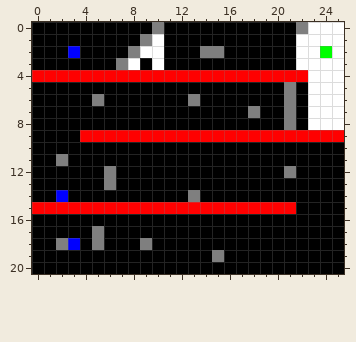
A pixel-art sprite gets an edit: maps/1.png. The first picture shows the starting point.
The file is 26x21 pixels.
Once edited:
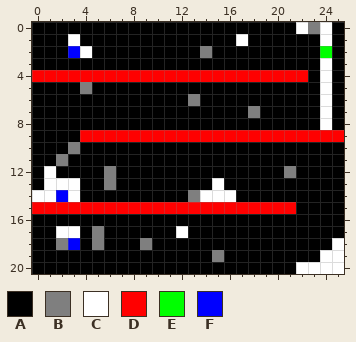
Palette (. is transparent): A #000000  B #7f7f7f  C #ffffff  D #ff0000  E #00ff00  F #0000ff
The edit:
@@ x 0..25 @@
- 0 AAAAAAAAAABAAAAAAAAAAABCCC
- 1 AAAAAAAAABCAAAAAAAAAAACCCC
- 2 AAAFAAAABCCAAABBAAAAAACCEC
- 3 AAAAAAABCACAAAAAAAAAAACCCC
- 4 DDDDDDDDDDDDDDDDDDDDDDDCCC
- 5 AAAAAAAAAAAAAAAAAAAAABACCC
- 6 AAAAABAAAAAAABAAAAAAABACCC
- 7 AAAAAAAAAAAAAAAAAABAABACCC
- 8 AAAAAAAAAAAAAAAAAAAAABACCC
+ 0 AAAAAAAAAAAAAAAAAAAAAACBCA
+ 1 AAACAAAAAAAAAAAAACAAAAAACA
+ 2 AAAFCAAAAAAAAABAAAAAAAAAEA
+ 3 AAAAAAAAAAAAAAAAAAAAAAAACA
+ 4 DDDDDDDDDDDDDDDDDDDDDDDACA
+ 5 AAAABAAAAAAAAAAAAAAAAAAACA
+ 6 AAAAAAAAAAAAABAAAAAAAAAACA
+ 7 AAAAAAAAAAAAAAAAAABAAAAACA
+ 8 AAAAAAAAAAAAAAAAAAAAAAAACA
  9 AAAADDDDDDDDDDDDDDDDDDDDDD
-10 AAAAAAAAAAAAAAAAAAAAAAAAAA
+10 AAABAAAAAAAAAAAAAAAAAAAAAA
 11 AABAAAAAAAAAAAAAAAAAAAAAAA
-12 AAAAAABAAAAAAAAAAAAAABAAAA
-13 AAAAAABAAAAAAAAAAAAAAAAAAA
-14 AAFAAAAAAAAAABAAAAAAAAAAAA
+12 ACAAAABAAAAAAAAAAAAAABAAAA
+13 ACCCAABAAAAAAAACAAAAAAAAAA
+14 CCFCAAAAAAAAABCCCAAAAAAAAA
 15 DDDDDDDDDDDDDDDDDDDDDDAAAA
 16 AAAAAAAAAAAAAAAAAAAAAAAAAA
-17 AAAAABAAAAAAAAAAAAAAAAAAAA
-18 AABFABAAABAAAAAAAAAAAAAAAA
-19 AAAAAAAAAAAAAAABAAAAAAAAAA
-20 AAAAAAAAAAAAAAAAAAAAAAAAAA
+17 AACCABAAAAAACAAAAAAAAAAAAA
+18 AABFABAAABAAAAAAAAAAAAAAAC
+19 AAAAAAAAAAAAAAABAAAAAAAACC
+20 AAAAAAAAAAAAAAAAAAAAAACCCC
Pixel boxes of the changes (left, top, right, bottom) in both pictures:
changed: (32, 22, 164, 238)
changed: (284, 22, 344, 130)
changed: (212, 34, 248, 58)
changed: (176, 178, 236, 238)
changed: (296, 238, 344, 274)
